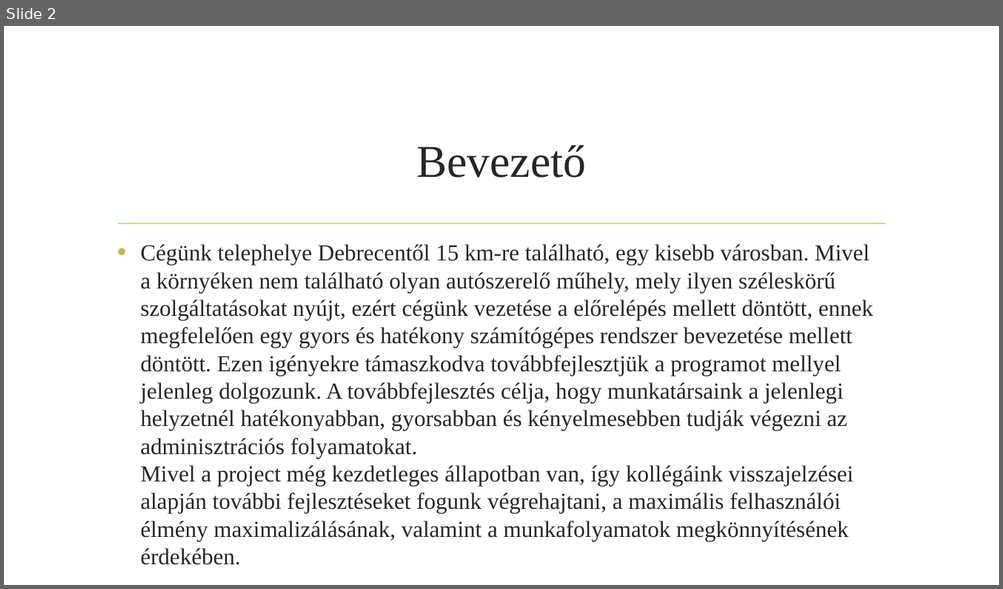
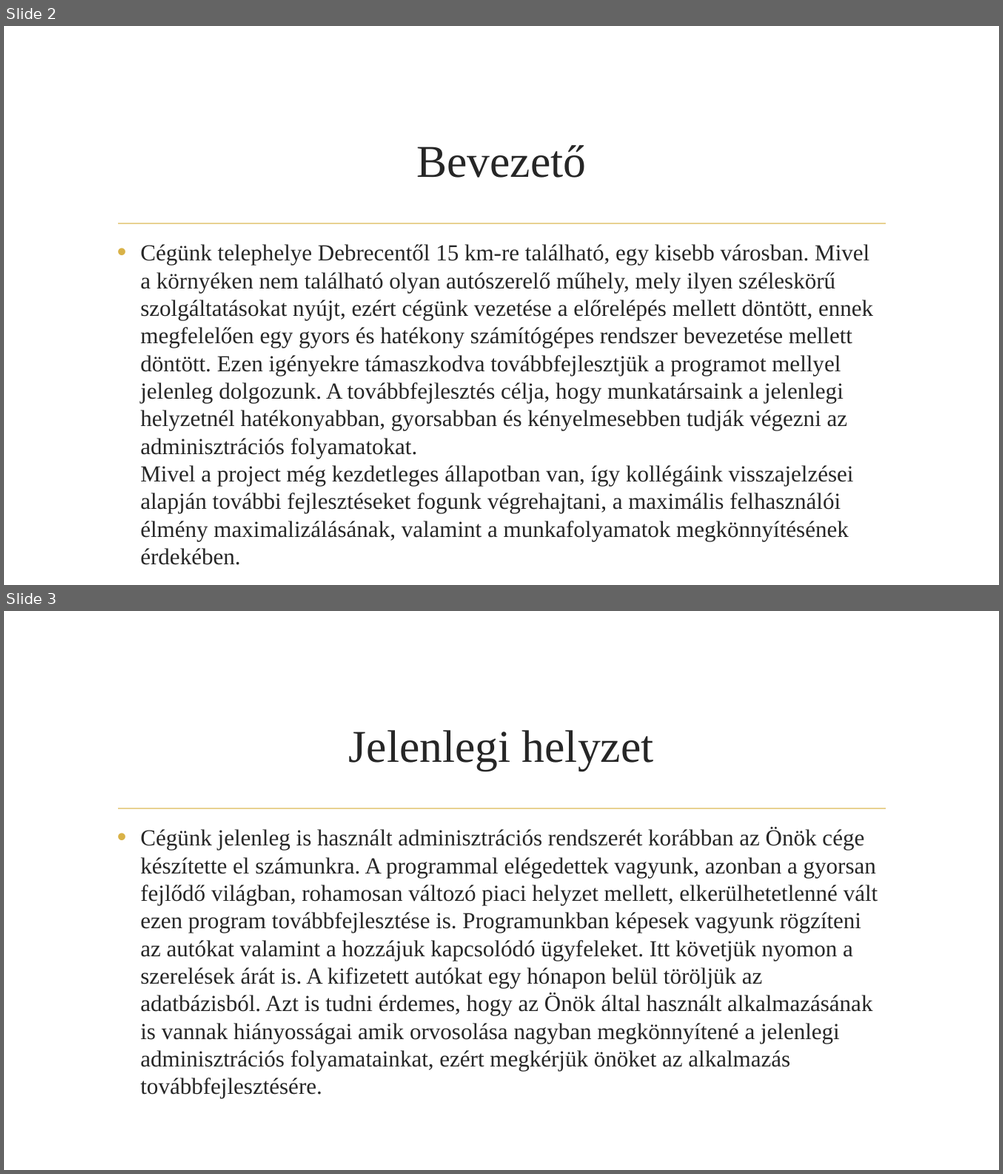
Before and after one commit to BenyBalazs/NagyProjekt, a slide deck: docs/Autószerelő alkalmazás.pptx. Shown one above the other, each under a label of ours: slide 2 before the commit, slides 2 and 3 after it. The pictures are 1003x589 and 1003x1174 pixels, drawn with LibreOffice and Linux fonts; fonts in the diff are those of the drawing; background and template pictures are left out. Boxes give left, top, right and bottom in pixels: in the first picture for what was removed or moved away, otherwise in the second. Text is boxed around its words. In the diff, an @@ line names an element or a change of style, - is before the commit and + after.

Commit message:
Jel. helyzet c. dia tartalmi elemeinek megírása

```diff
--- a/docs/Autószerelő alkalmazás.pptx
+++ b/docs/Autószerelő alkalmazás.pptx
@@ slide 3 added at (x1=4, y1=611, x2=999, y2=1170), background picture (left out); not listed: 1 template element that a slide beside it also shows @@
@@ title added at (x1=349, y1=730, x2=654, y2=771), 44 pt, text #262626 @@
+Jelenlegi helyzet
@@ text added at (x1=140, y1=828, x2=878, y2=1099), 22.2 pt, text #262626 @@
+• Cégünk jelenleg is használt adminisztrációs rendszerét korábban az Önök cége készítette el számunkra. A programmal elégedettek vagyunk, azonban a gyorsan fejlődő világban, rohamosan változó piaci helyzet mellett, elkerülhetetlenné vált ezen program továbbfejlesztése is. Programunkban képesek vagyunk rögzíteni az autókat valamint a hozzájuk kapcsolódó ügyfeleket. Itt követjük nyomon a szerelések árát is. A kifizetett autókat egy hónapon belül töröljük az adatbázisból. Azt is tudni érdemes, hogy az Önök által használt alkalmazásának is vannak hiányosságai amik orvosolása nagyban megkönnyítené a jelenlegi adminisztrációs folyamatainkat, ezért megkérjük önöket az alkalmazás továbbfejlesztésére.
```
Also in this commit, not shown: 1 slide removed.
